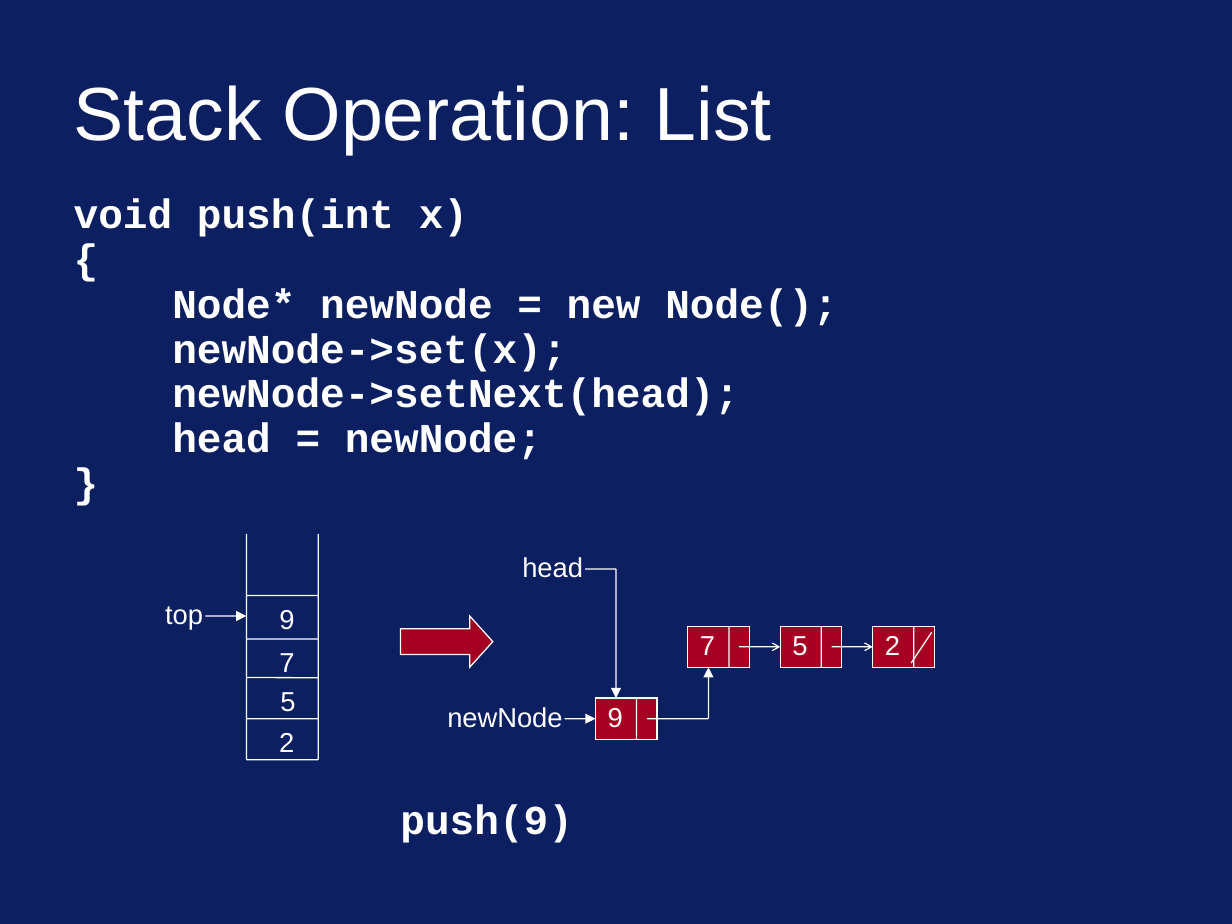
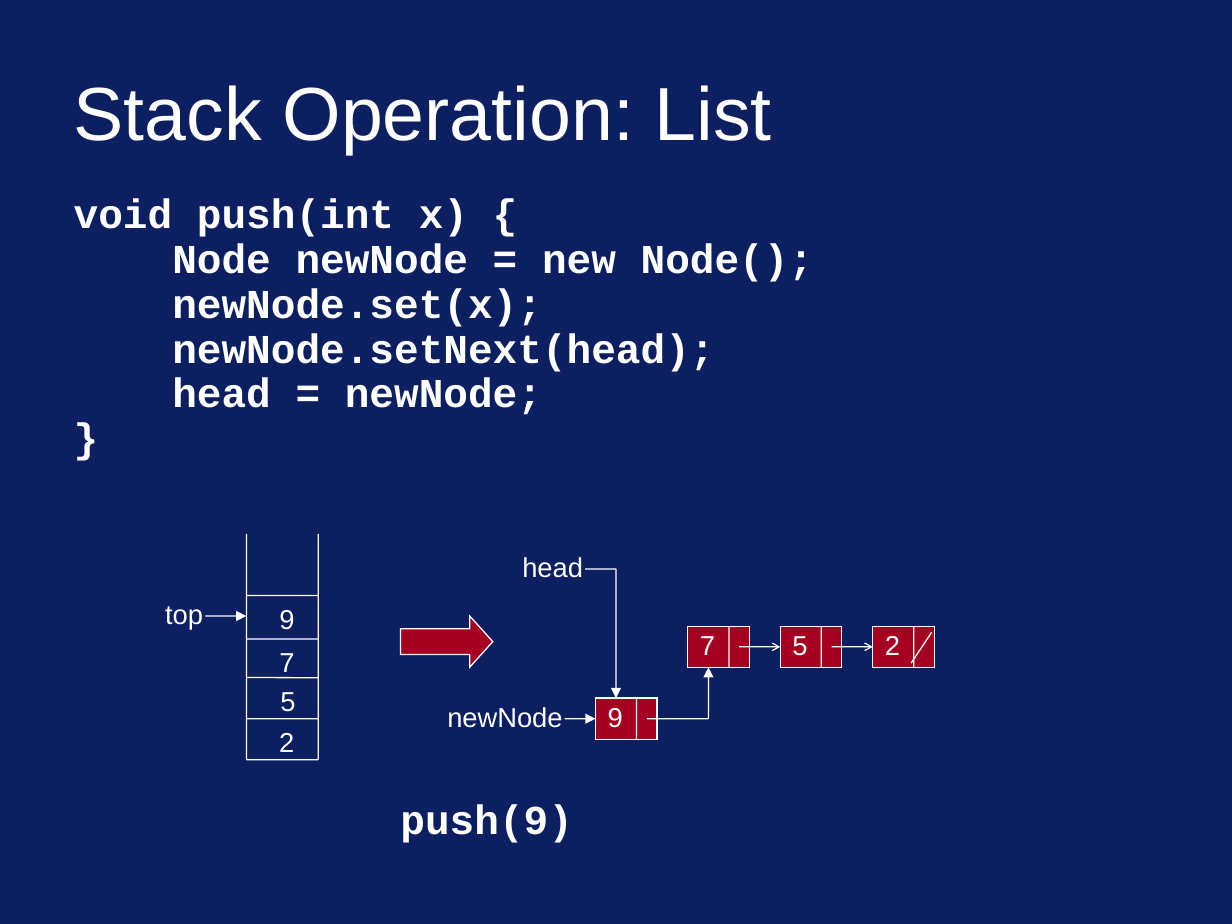
Before and after one commit to bamboat3/ds, a slide deck: slide 6 of lec06.ppt. Drawn at 1232x924 pixels with LibreOffice and Linux fonts; fonts in the diff are those of the drawing. Boxes give left, top, right and bottom in pixels: in the first picture for what was removed or moved away, otherwise in the second. Text is boxed around its words. In the diff, an @@ line names an element or a change of style, - is before the commit and + after.

```diff
--- a/lec06.ppt
+++ b/lec06.ppt
@@ text at bbox=[74, 199, 814, 372]: text changed @@
-void push(int x)
-{
-Node* newNode = new Node();
-newNode->set(x);
-newNode->setNext(head);
+void push(int x) {
+Node newNode = new Node();
+newNode.set(x);
+newNode.setNext(head);
```
Also in this commit, not shown: 2 other slides changed, 2 other files.
